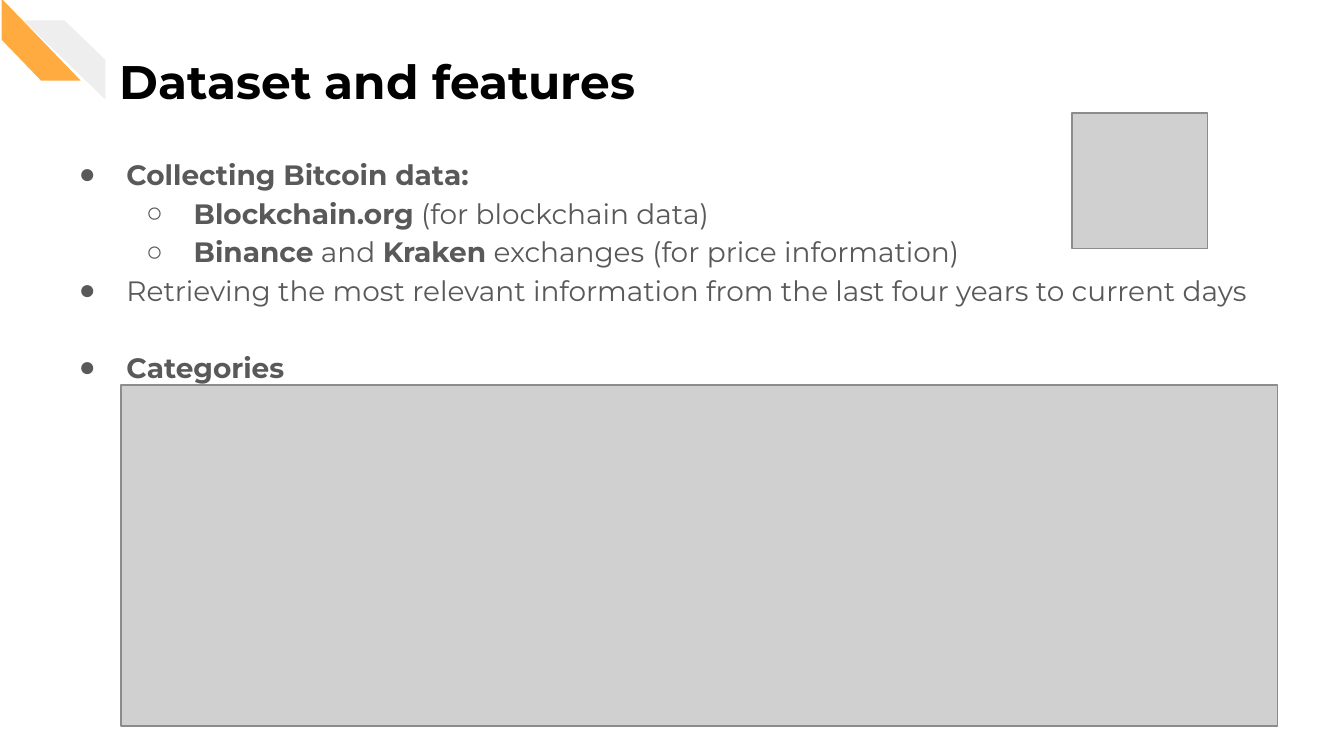
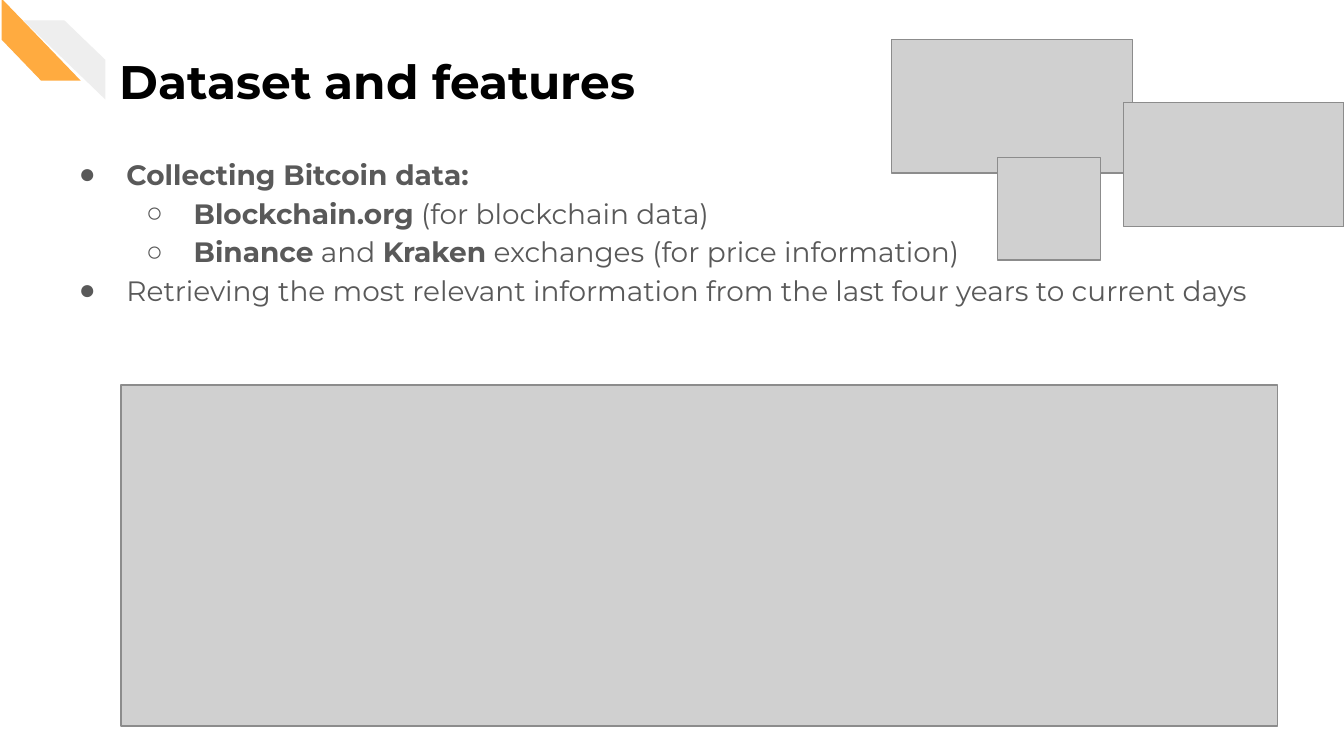
Before and after one commit to CorsiDanilo/bitcoin-price-prediction-with-pyspark, a slide deck: slide 10 of presentation/presentation.pptx. Drawn at 1344x756 pixels with LibreOffice and Linux fonts; fonts in the diff are those of the drawing; grey boxes stand for pictures. Boxes give left, top, right and bottom in pixels: in the first picture for what was removed or moved away, otherwise in the second. Text is boxed around its words. In the diff, an @@ line names an element or a change of style, - is before the commit and + after.

```diff
--- a/presentation/presentation.pptx
+++ b/presentation/presentation.pptx
@@ picture added at [892,39,1133,172] @@
@@ picture removed at [1073,113,1208,249] @@
@@ picture added at [1124,102,1344,226] @@
@@ picture added at [997,157,1101,261] @@
@@ text at [126,356,284,385]: paragraph removed @@
-● Categories
```
Also in this commit, not shown: 13 other slides changed, 6 slides added, 3 slides removed.
